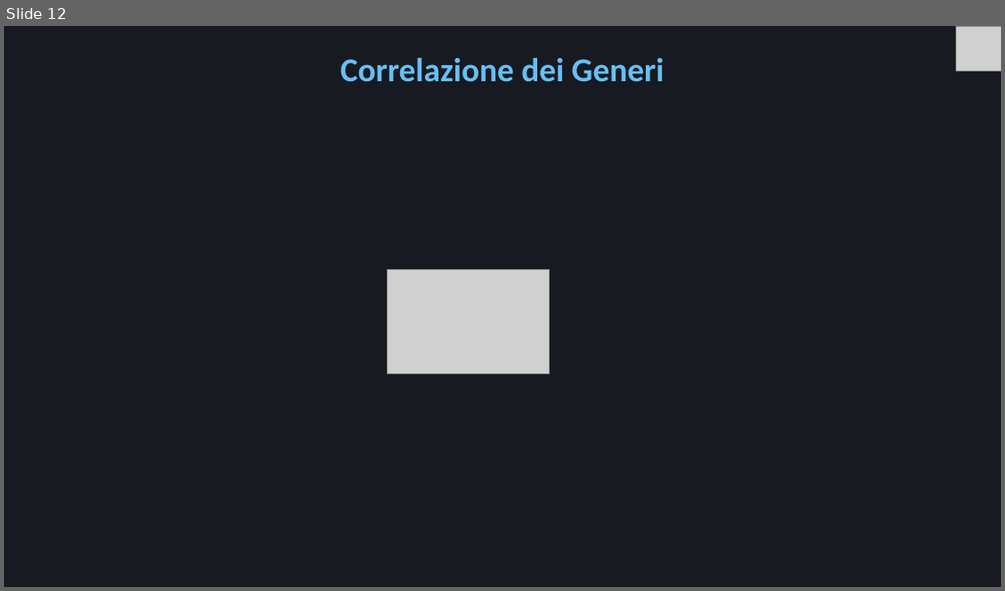
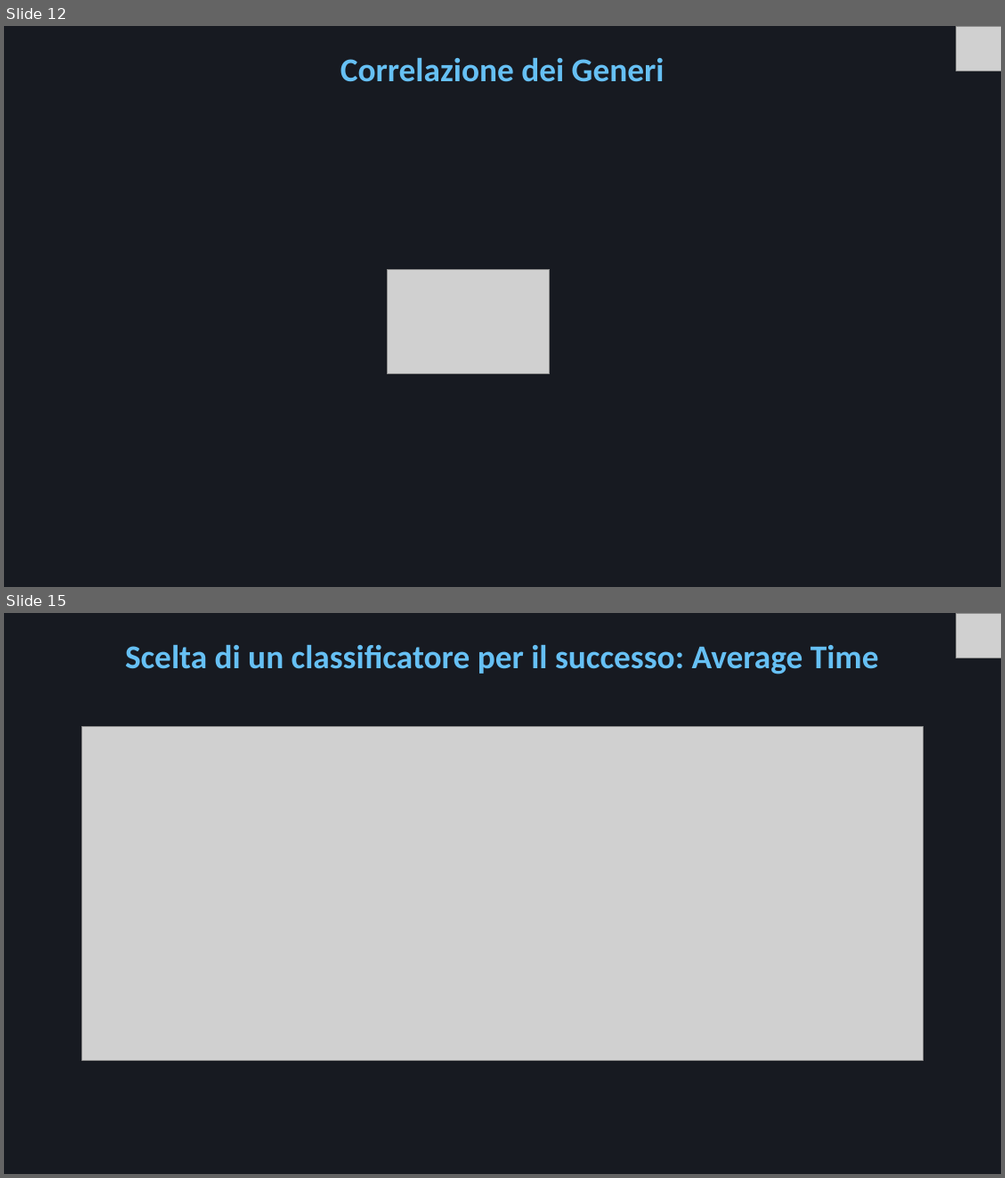
Before and after one commit to Mora11231/VisualizzazioneScientifica, a slide deck: Steam.pptx. Shown one above the other, each under a label of ours: slide 12 before the commit, slides 12 and 15 after it; the slides between them are not shown. The pictures are 1005x591 and 1005x1178 pixels, drawn with LibreOffice and Linux fonts; fonts in the diff are those of the drawing; grey boxes stand for pictures. Boxes give left, top, right and bottom in pixels: in the first picture for what was removed or moved away, otherwise in the second. Text is boxed around its words. In the diff, an @@ line names an element or a change of style, - is before the commit and + after.

```diff
--- a/Steam.pptx
+++ b/Steam.pptx
@@ slide 15 added at (4, 613, 1001, 1174), background #171A21 @@
@@ picture added at (956, 613, 1001, 657) @@
@@ title added at (125, 644, 879, 674), 32 pt, text #66C0F4, bold @@
+Scelta di un classificatore per il successo: Average Time
@@ picture added at (81, 727, 923, 1060) @@
```
Also in this commit, not shown: 5 slides changed, 6 other slides added.
